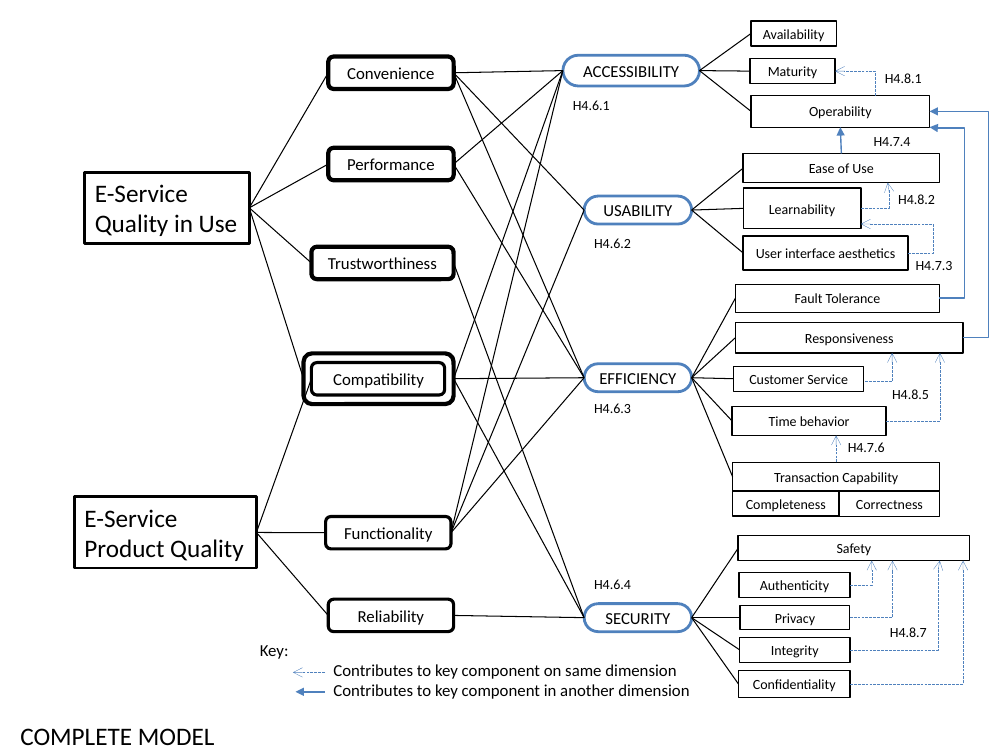
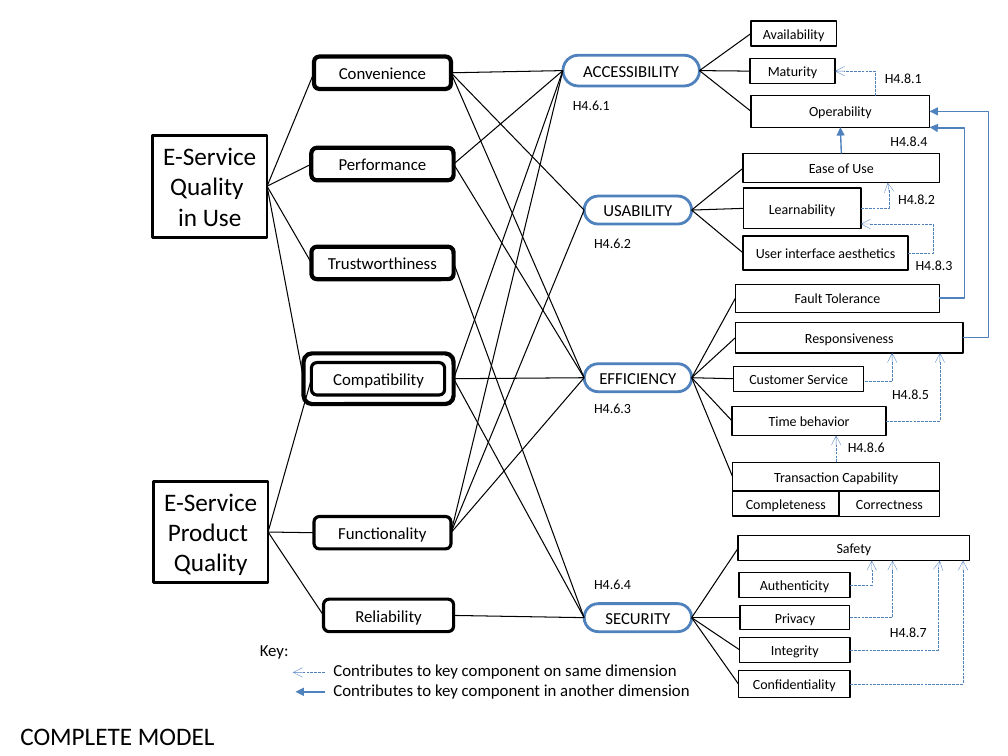
Before and after one commit to paxian/finalexam, a slide deck: slide 12 of model.pptx. Drawn at 1008x756 pixels with LibreOffice and Linux fonts; fonts in the diff are those of the drawing. Boxes give left, top, right and bottom in pixels: in the first picture for what was removed or moved away, otherwise in the second. Text is boxed around its words. In the diff, an @@ line names an element or a change of style, - is before the commit and + after.

```diff
--- a/model.pptx
+++ b/model.pptx
@@ rounded rectangle "Convenience": place and size @@
-rounded rectangle "Convenience" at [329, 56, 454, 89]
+rounded rectangle "Convenience" at [313, 56, 451, 89]
@@ line moved from (249, 208) - (329, 73) to (267, 186) - (313, 73) @@
@@ 3 lines: place and size @@
-3 lines at [454, 71, 585, 378]
+3 lines at [451, 71, 585, 378]
@@ rectangle "E-Service": place and size @@
-rectangle "E-Service" at [85, 172, 249, 244]
+rectangle "E-Service" at [152, 135, 267, 237]
@@ text in rectangle at [163, 147, 256, 165]: alignment left to centre @@
@@ rounded rectangle "Performance": place and size @@
-rounded rectangle "Performance" at [329, 148, 454, 180]
+rounded rectangle "Performance" at [311, 148, 454, 180]
@@ text at [890, 136, 927, 146]: text changed @@
-H4.7.4
+H4.8.4
@@ text in rectangle at [170, 177, 244, 227]: text changed @@
-Quality in Use
+Quality
+in Use
@@ line moved from (249, 208) - (329, 164) to (267, 186) - (311, 164) @@
@@ line moved from (249, 208) - (303, 379) to (267, 186) - (303, 379) @@
@@ line moved from (249, 208) - (311, 263) to (267, 186) - (311, 263) @@
@@ text at [916, 260, 953, 270]: text changed @@
-H4.7.3
+H4.8.3
@@ line moved from (256, 532) - (311, 379) to (268, 532) - (311, 379) @@
@@ text at [848, 442, 885, 452]: text changed @@
-H4.7.6
+H4.8.6
@@ rectangle "E-Service": place and size @@
-rectangle "E-Service" at [75, 497, 257, 569]
+rectangle "E-Service" at [153, 481, 268, 583]
@@ text in rectangle at [164, 493, 257, 511]: alignment left to centre @@
@@ text in rectangle at [168, 523, 248, 575]: text changed @@
-Product Quality
+Product
+Quality
@@ line moved from (256, 532) - (329, 616) to (268, 532) - (324, 616) @@
@@ line moved from (256, 532) - (326, 533) to (268, 532) - (313, 533) @@
@@ rounded rectangle "Functionality": place and size @@
-rounded rectangle "Functionality" at [326, 516, 451, 548]
+rounded rectangle "Functionality" at [313, 516, 451, 548]
@@ rounded rectangle "Reliability": place and size @@
-rounded rectangle "Reliability" at [329, 599, 454, 631]
+rounded rectangle "Reliability" at [324, 599, 454, 631]
```
Also in this commit, not shown: 1 slide added, 1 other file.
